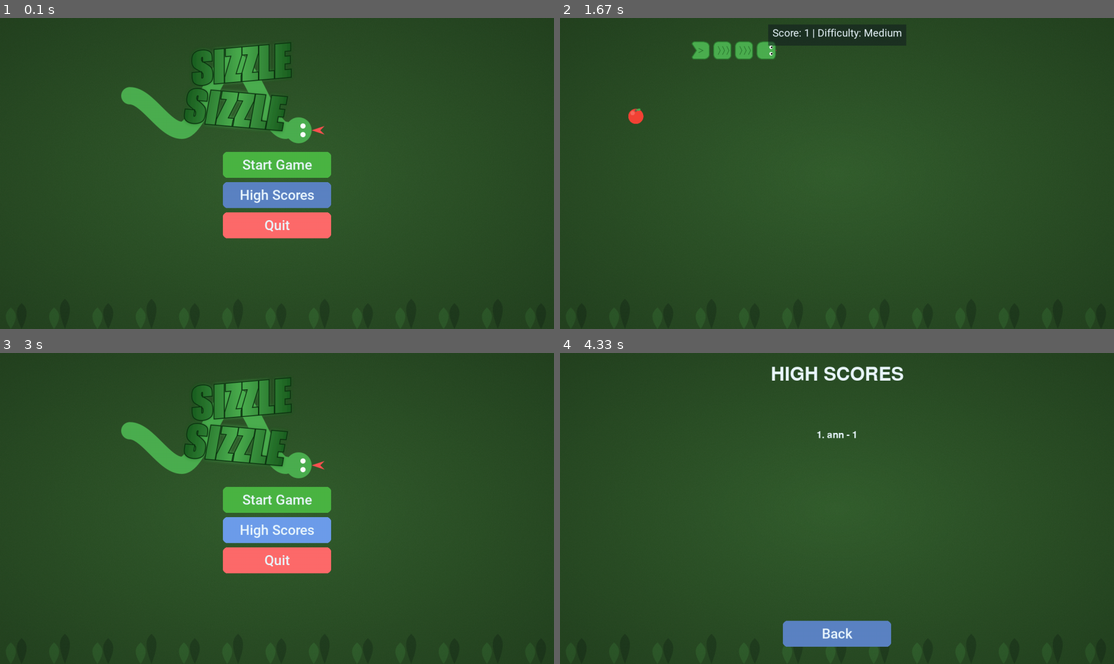
Above: before the commit, frames 1-4 (two rows, left to right).
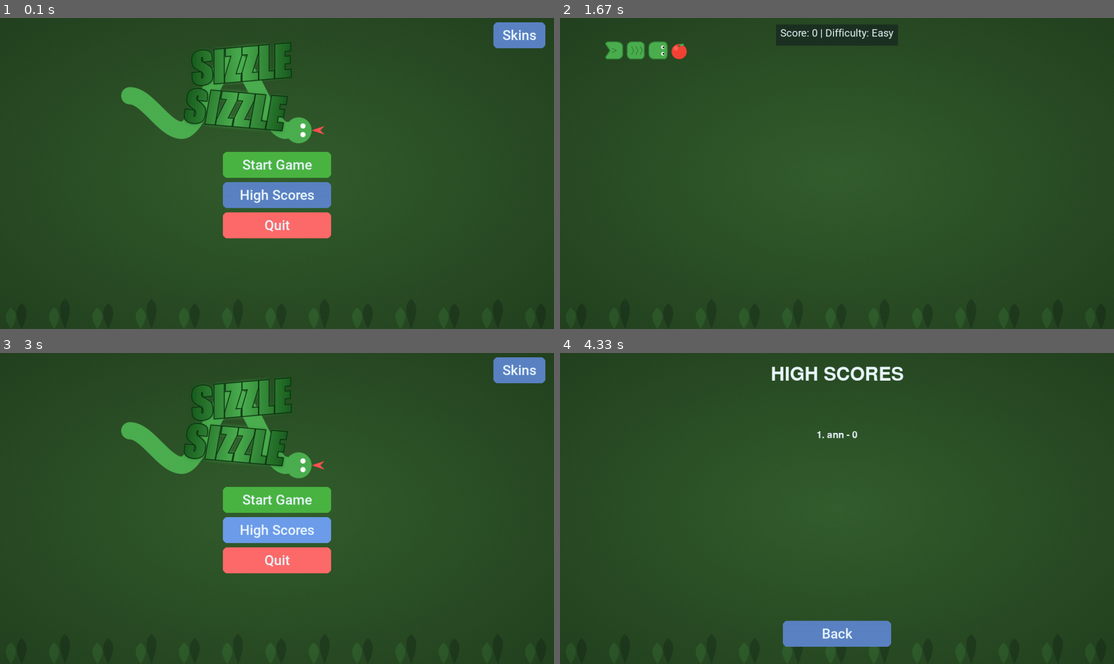
Above: after the commit, the same moments.

Repository: VietDSK6/snake-pygame
Game: pygame game, started from main.py
The game is run twice, just before and just after one commit, with the same random seed, the same clock (stepped at 60 frames per second) and the same inputs.
Inputs (mouse positions are in pixels of both pictures, inside the frame that each line leads up to):
- Up to frame 1 (0.1 s): no input
- Up to frame 2 (1.67 s): click (1080, 36) at 0.38 s, where only the run after the commit has a clickable "Skins"; click (837, 170) at 0.72 s, where only the run after the commit has a clickable "Green"; click (837, 164) at 1.05 s, where only the run after the commit has a clickable "Start Game"; click (837, 123) at 1.38 s, where only the run after the commit has a clickable "Easy"
- Up to frame 3 (3 s): tap W at 1.67 s; click "Enter Your Name" at 2.05 s; type "ann" at 2.33 s; tap Enter at 2.67 s; click (282, 539) at 2.93 s
- Up to frame 4 (4.33 s): click (1047, 626) at 3.27 s; click "High Scores" at 4.1 s

The runs differ from the first frame. In frame 1, 0.8% of the frame differs, in the area x 89-99%, y 1-10%; in frame 2, 2.0%, in the area x 8-63%, y 2-35%; in frame 3, 0.8%; in frame 4, less than 0.1%.

Commit message:
changing color

Diff:
--- a/assets.py
+++ b/assets.py
@@ -1,18 +1,45 @@
 import pygame
-from config import FRAME_SIZE_X, FRAME_SIZE_Y, SPRITE_SIZE
+from config import FRAME_SIZE_X, FRAME_SIZE_Y, SPRITE_SIZE, SNAKE_COLORS
 
 def load_image(name, size1, size2):
     image = pygame.image.load(name)
     return pygame.transform.scale(image, (size1, size2))
 
 # Tai tai nguyen cua game
-snake_head = load_image('assets/images/snake-head.png', SPRITE_SIZE, SPRITE_SIZE)
-snake_body = load_image('assets/images/snake-body.png', SPRITE_SIZE, SPRITE_SIZE)
-snake_tail = load_image('assets/images/snake-tail.png', SPRITE_SIZE, SPRITE_SIZE)
+green_snake_head = load_image('assets/images/green/snake-head.png', SPRITE_SIZE, SPRITE_SIZE)
+green_snake_body = load_image('assets/images/green/snake-body.png', SPRITE_SIZE, SPRITE_SIZE)
+green_snake_tail = load_image('assets/images/green/snake-tail.png', SPRITE_SIZE, SPRITE_SIZE)
+
+red_snake_head = load_image('assets/images/red/snake-head.png', SPRITE_SIZE, SPRITE_SIZE)
+red_snake_body = load_image('assets/images/red/snake-body.png', SPRITE_SIZE, SPRITE_SIZE)
+red_snake_tail = load_image('assets/images/red/snake-tail.png', SPRITE_SIZE, SPRITE_SIZE)
+
+blue_snake_head = load_image('assets/images/blue/snake-head.png', SPRITE_SIZE, SPRITE_SIZE)
+blue_snake_body = load_image('assets/images/blue/snake-body.png', SPRITE_SIZE, SPRITE_SIZE)
+blue_snake_tail = load_image('assets/images/blue/snake-tail.png', SPRITE_SIZE, SPRITE_SIZE)
+
+SNAKE_COLORS['Green'] = {
+    'head': green_snake_head,
+    'body': green_snake_body,
+    'tail': green_snake_tail
+}
+
+SNAKE_COLORS['Red'] = {
+    'head': red_snake_head,
+    'body': red_snake_body,
+    'tail': red_snake_tail
+}
+
+SNAKE_COLORS['Blue'] = {
+    'head': blue_snake_head,
+    'body': blue_snake_body,
+    'tail': blue_snake_tail
+}
 food_img = load_image('assets/images/food.png', SPRITE_SIZE, SPRITE_SIZE)
 background_img = load_image('assets/images/grass-background.png', FRAME_SIZE_X, FRAME_SIZE_Y)
 logo = load_image('assets/images/logo.png', 1000, 400)
 # Tai am thanh
+
 eating_sound = pygame.mixer.Sound('assets/sounds/eat.wav')
 death_sound = pygame.mixer.Sound('assets/sounds/die.wav')
 pygame.mixer.music.load('assets/sounds/background.mp3')
--- a/config.py
+++ b/config.py
@@ -2,13 +2,13 @@
 import json
 import os
 
+
+pygame.init()
+pygame.mixer.init()
 # Thong so cua cua so
 FRAME_SIZE_X = 1280
 FRAME_SIZE_Y = 720
 SPRITE_SIZE = 50
-
-pygame.init()
-pygame.mixer.init()
 
 # Cac mau sac su dung trong game
 COLORS = {
@@ -21,6 +21,15 @@
     'text': pygame.Color(235, 248, 255)
 }
 
+# Snake color configuration
+SNAKE_COLORS = {
+    'Green': {},
+    'Red': {},
+    'Blue': {}
+}
+
+DEFAULT_SNAKE_COLOR = 'Green'
+CURRENT_SNAKE_COLOR = os.getenv('SNAKE_COLOR', DEFAULT_SNAKE_COLOR)
 # Font chu
 FONTS = {
     'title': pygame.font.Font('assets/fonts/Roboto-Bold.ttf', 72),
--- a/game.py
+++ b/game.py
@@ -1,6 +1,6 @@
 import random
 from menus import *
-from ui import Button, show_score
+from ui import show_score
 
 
 # Hàm lấy góc xoay cho sprite rắn dựa trên hướng di chuyển
@@ -44,8 +44,7 @@
         'score': 0  # Điểm số ban đầu
     }
 
-def game_loop(game_window, difficulty_name):
-
+def game_loop(game_window, difficulty_name, color):
     # Khởi tạo cài đặt game dựa trên độ khó đã chọn
     difficulty = DIFFICULTIES[difficulty_name]
     game_state = init_game()
@@ -122,16 +121,22 @@
         # Vẽ các phần của rắn với hướng xoay thích hợp
         for i, pos in enumerate(game_state['snake_segments']):
             if i == 0:  # Vẽ đầu
-                rotated_head = pygame.transform.rotate(snake_head,
-                                                       get_rotation_angle(game_state['segment_directions'][i]))
+                rotated_head = pygame.transform.rotate(
+                    SNAKE_COLORS[color]['head'],
+                    get_rotation_angle(game_state['segment_directions'][i])
+                )
                 game_window.blit(rotated_head, tuple(pos))
             elif i == len(game_state['snake_segments']) - 1:  # Vẽ đuôi
-                rotated_tail = pygame.transform.rotate(snake_tail,
-                                                       get_rotation_angle(game_state['segment_directions'][i]))
+                rotated_tail = pygame.transform.rotate(
+                    SNAKE_COLORS[color]['tail'],
+                    get_rotation_angle(game_state['segment_directions'][i])
+                )
                 game_window.blit(rotated_tail, tuple(pos))
             else:  # Vẽ thân
-                rotated_body = pygame.transform.rotate(snake_body,
-                                                       get_rotation_angle(game_state['segment_directions'][i]))
+                rotated_body = pygame.transform.rotate(
+                    SNAKE_COLORS[color]['body'],
+                    get_rotation_angle(game_state['segment_directions'][i])
+                )
                 game_window.blit(rotated_body, tuple(pos))
 
         # Vẽ sprite thức ăn
--- a/main.py
+++ b/main.py
@@ -23,18 +23,18 @@
     while True:
         # Hiển thị menu chính và nhận lựa chọn người chơi
         choice = main_menu(game_window)
-        if choice == "Quit":
+        if choice[0] == "Quit":
             pygame.mixer.music.stop()  # Dừng nhạc trước khi thoát
             break
 
         # Xử lý chuyển đổi trạng thái game
-        while choice == "Start Game" or choice == "Play Again" or choice == "Change Difficulty":
+        while choice[0] == "Start Game" or choice[0] == "Play Again" or choice[0] == "Change Difficulty":
             # Hiển thị menu độ khó nếu bắt đầu game mới hoặc thay đổi độ khó
-            if choice == "Start Game" or choice == "Change Difficulty":
+            if choice[0] == "Start Game" or choice[0] == "Change Difficulty":
                 difficulty = difficulty_menu(game_window)
 
             # Bắt đầu vòng lặp game với độ khó đã chọn
-            choice = game_loop(game_window, difficulty)
+            choice = game_loop(game_window, difficulty, choice[1])
             if choice == "Quit":
                 pygame.mixer.music.stop()  # Dừng nhạc trước khi thoát
                 pygame.quit()
--- a/menus.py
+++ b/menus.py
@@ -2,6 +2,42 @@
 from config import *
 from assets import *
 from ui import Button, InputBox
+
+def color_selection_menu(game_window):
+    global CURRENT_SNAKE_COLOR
+
+    # Thiết lập kích thước và khoảng cách giữa các nút
+    button_width = 200
+    button_height = 60
+    button_spacing = 20
+    total_height = (button_height + button_spacing) * len(SNAKE_COLORS)
+    start_y = (FRAME_SIZE_Y - total_height) // 1.5
+
+    # Tạo danh sách các nút màu
+    buttons = []
+    for i, color in enumerate(SNAKE_COLORS.keys()):
+        y = start_y + i * (button_height + button_spacing)
+        # Nút mặc định có màu khác biệt
+        btn_color = COLORS['primary'] if color == CURRENT_SNAKE_COLOR else COLORS['success']
+        buttons.append(Button(
+            FRAME_SIZE_X / 2 - button_width / 2,
+            y,
+            button_width,
+            button_height,
+            color,
+            btn_color
+        ))
+
+    choice = show_menu(game_window, "SELECT SNAKE COLOR", buttons)
+
+    print(f"Menu Choice: {choice}")
+
+    if choice in SNAKE_COLORS:
+        # Explicitly update the global config variable
+        CURRENT_SNAKE_COLOR = choice
+        print(f"Snake Color Updated to: {CURRENT_SNAKE_COLOR}")
+
+    return CURRENT_SNAKE_COLOR
 
 def high_score(game_window):
     buttons = [
@@ -126,19 +162,21 @@
 
 # Menu chính của game
 def main_menu(game_window):
-    # Tạo hai nút: Start Game và Quit
+    # Cac nut
     buttons = [
         Button(FRAME_SIZE_X / 2 - 125, FRAME_SIZE_Y / 2 - 50, 250, 60, "Start Game", COLORS['success']),
         Button(FRAME_SIZE_X / 2 - 125, FRAME_SIZE_Y / 2 + 20, 250, 60, "High Scores", COLORS['primary']),
-        Button(FRAME_SIZE_X / 2 - 125, FRAME_SIZE_Y / 2 + 90, 250, 60, "Quit", COLORS['accent'])
+        Button(FRAME_SIZE_X / 2 - 125, FRAME_SIZE_Y / 2 + 90, 250, 60, "Quit", COLORS['accent']),
+        Button(FRAME_SIZE_X / 2 + 500, FRAME_SIZE_Y / 2 - 350, 120, 60, "Skins", COLORS['primary']),
     ]
     while True:
         choice = show_menu(game_window, "Sizzle Sizzle", buttons, logo)
-
         if choice == "High Scores":
             high_score(game_window)
+        elif choice == "Skins":
+            color_selection_menu(game_window)
         else:
-            return choice
+            return [choice, CURRENT_SNAKE_COLOR]
 
 
 # Menu hiển thị khi người chơi thua
Binary file added: assets/images/blue/snake-body.png
Binary file added: assets/images/blue/snake-head.png
Binary file added: assets/images/blue/snake-tail.png
Renamed: assets/images/snake-body.png -> assets/images/green/snake-body.png
Renamed: assets/images/snake-head.png -> assets/images/green/snake-head.png
Renamed: assets/images/snake-tail.png -> assets/images/green/snake-tail.png
Binary file added: assets/images/red/snake-body.png
Binary file added: assets/images/red/snake-head.png
Binary file added: assets/images/red/snake-tail.png
